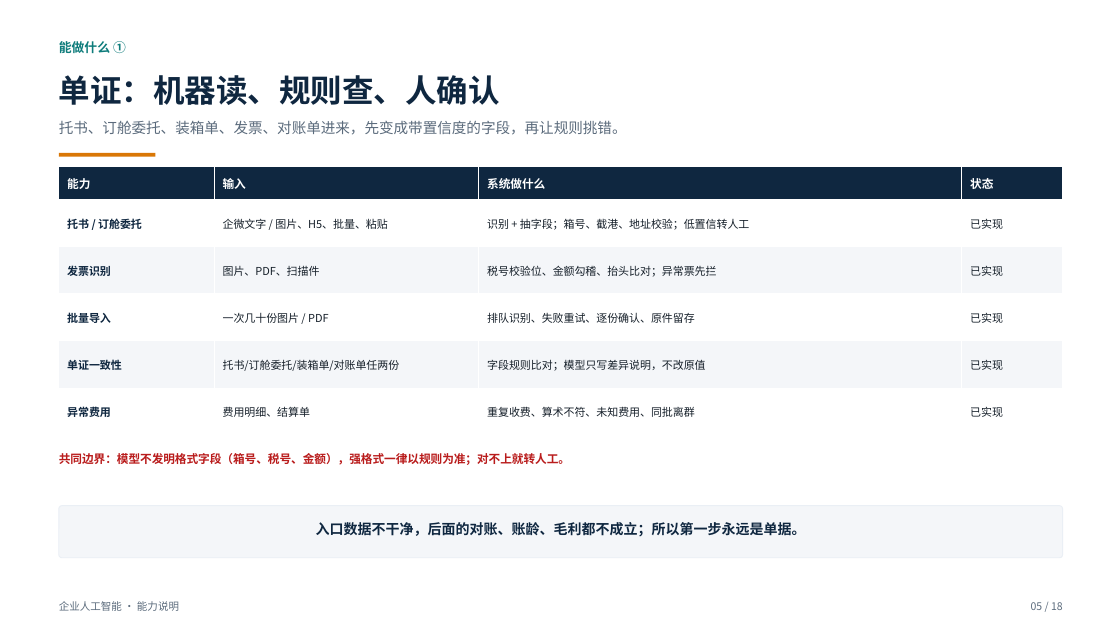
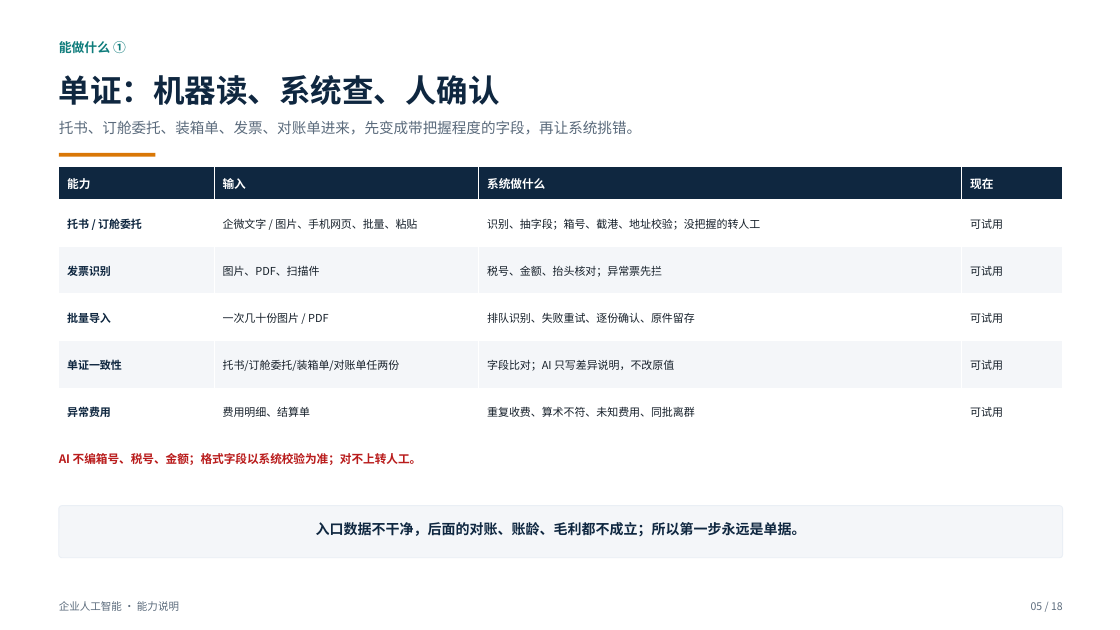
Before and after one commit to roma007/Enterprise-AI, a slide deck: slide 5 of 会客包/reports/客户老板版_系统能力介绍_2026-11-08.pptx. Drawn at 1120x630 pixels with LibreOffice and Linux fonts; fonts in the diff are those of the drawing. Boxes give left, top, right and bottom in pixels: in the first picture for what was removed or moved away, otherwise in the second. Text is boxed around its words. In the diff, an @@ line names an element or a change of style, - is before the commit and + after.

Commit message:
fix(copilot): 客户版 PPT 去工程术语并统一演示口径
图无影响：仅客户版 PPT 措辞、演示界面文案与截图，不改功能与节点状态。

```diff
--- a/会客包/reports/客户老板版_系统能力介绍_2026-11-08.pptx
+++ b/会客包/reports/客户老板版_系统能力介绍_2026-11-08.pptx
@@ text at <box>59,75,500,105</box>: text changed @@
-单证：机器读、规则查、人确认
+单证：机器读、系统查、人确认
@@ text at <box>59,120,641,135</box>: text changed @@
-托书、订舱委托、装箱单、发票、对账单进来，先变成带置信度的字段，再让规则挑错。
+托书、订舱委托、装箱单、发票、对账单进来，先变成带把握程度的字段，再让系统挑错。
@@ table at <box>59,166,1063,435</box> @@
-row 1, column 4: 状态
+row 1, column 4: 现在
-row 2: 托书 / 订舱委托 | 企微文字 / 图片、H5、批量、粘贴 | 识别 + 抽字段；箱号、截港、地址校验；低置信转人工 | 已实现
+row 2: 托书 / 订舱委托 | 企微文字 / 图片、手机网页、批量、粘贴 | 识别、抽字段；箱号、截港、地址校验；没把握的转人工 | 可试用
-row 3, column 3: 税号校验位、金额勾稽、抬头比对；异常票先拦
+row 3, column 3: 税号、金额、抬头核对；异常票先拦
-row 3, column 4: 已实现
+row 3, column 4: 可试用
-row 4, column 4: 已实现
+row 4, column 4: 可试用
-row 5, column 3: 字段规则比对；模型只写差异说明，不改原值
+row 5, column 3: 字段比对；AI 只写差异说明，不改原值
-row 5, column 4: 已实现
+row 5, column 4: 可试用
-row 6, column 4: 已实现
+row 6, column 4: 可试用
@@ text at <box>59,453,422,465</box>: text changed @@
-共同边界：模型不发明格式字段（箱号、税号、金额），强格式一律以规则为准；对不上就转人工。
+AI 不编箱号、税号、金额；格式字段以系统校验为准；对不上转人工。
```
Also in this commit, not shown: 17 other slides changed, 47 other files.
